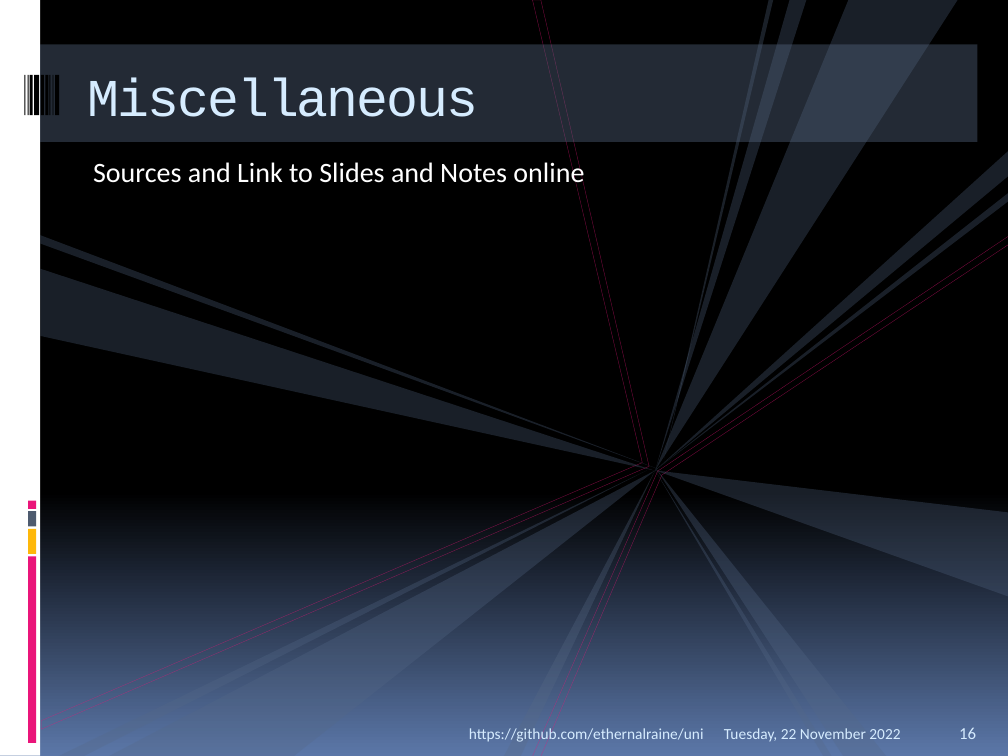
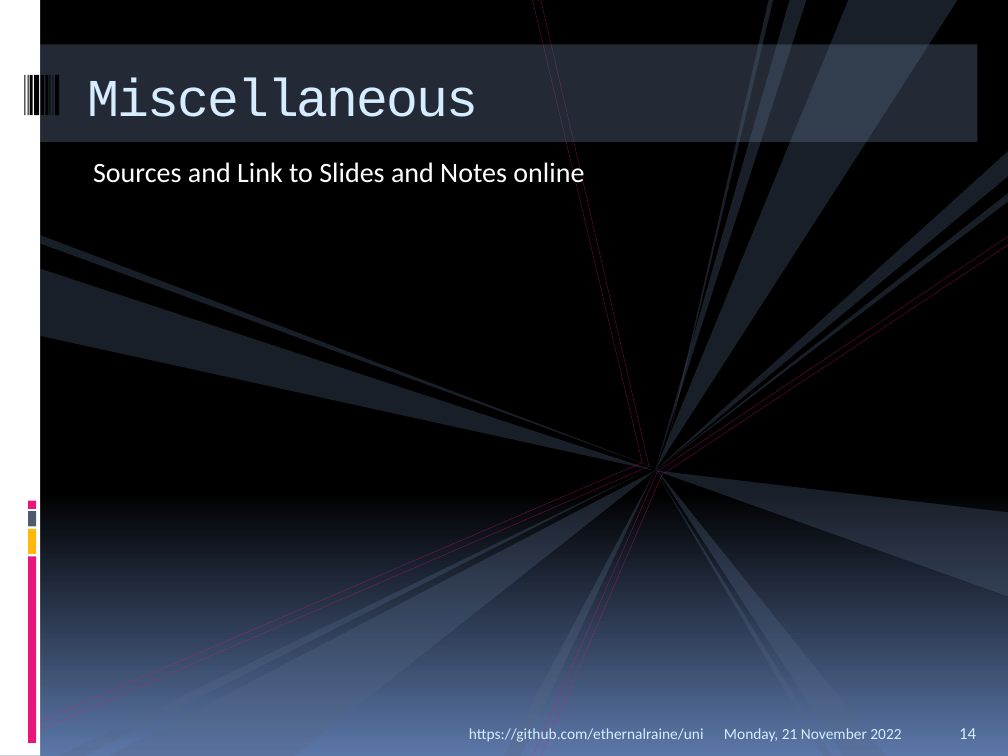
Before and after one commit to EthernalRaine/uni, a slide deck: slide 14 of presentations/IBM/Zero Downtime.pptx (slide 16 before the commit). Drawn at 1008x756 pixels with LibreOffice and Linux fonts; fonts in the diff are those of the drawing. Boxes give left, top, right and bottom in pixels: in the first picture for what was removed or moved away, otherwise in the second. Text is boxed around its words. In the diff, an @@ line names an element or a change of style, - is before the commit and + after.

```diff
--- a/presentations/IBM/Zero Downtime.pptx
+++ b/presentations/IBM/Zero Downtime.pptx
@@ text at (724, 728, 901, 742): text changed @@
-Tuesday, 22 November 2022
+Monday, 21 November 2022
@@ page number at (959, 728, 976, 739): text changed @@
-16
+14
```
Also in this commit, not shown: 14 other slides changed, 2 slides removed.
